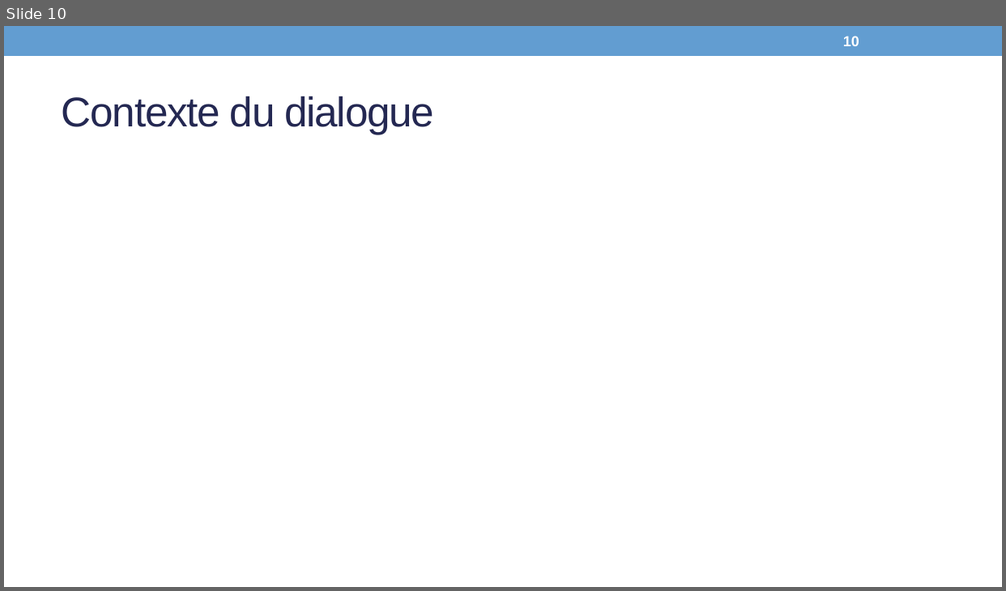
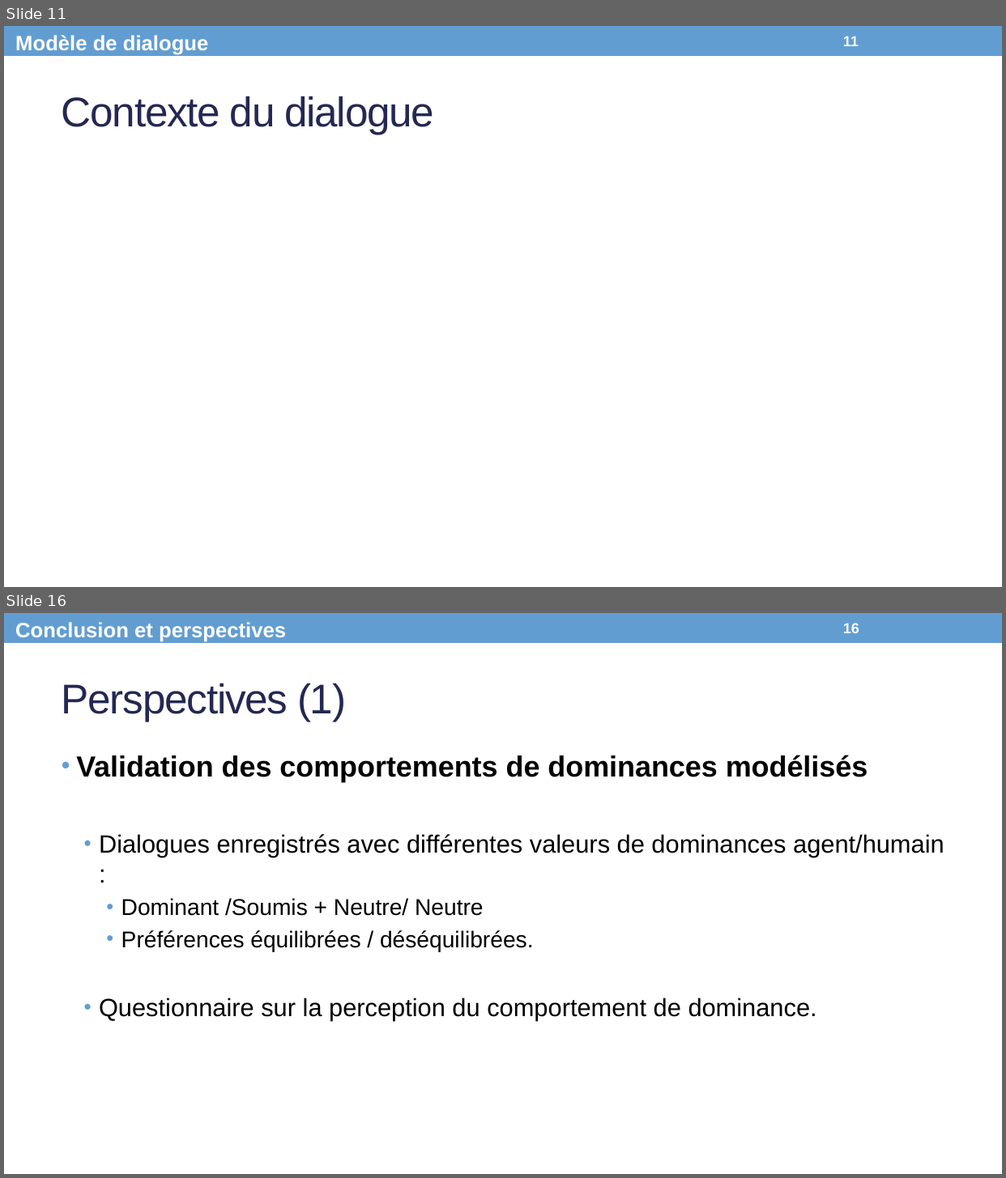
Before and after one commit to Olydia/Discolog, a slide deck: papers/Presentations/WACAI.pptx. Shown one above the other, each under a label of ours: slide 10 before the commit, slides 11 and 16 after it; the slides between them are not shown. The pictures are 1006x591 and 1006x1178 pixels, drawn with LibreOffice and Linux fonts; fonts in the diff are those of the drawing; grey boxes stand for pictures. Boxes give left, top, right and bottom in pixels: in the first picture for what was removed or moved away, otherwise in the second. Text is boxed around its words. In the diff, an @@ line names an element or a change of style, - is before the commit and + after.

```diff
--- a/papers/Presentations/WACAI.pptx
+++ b/papers/Presentations/WACAI.pptx
@@ slide 16 added at (4,613,1002,1174), background #FFFFFF; not listed: 1 template element that a slide beside it also shows @@
@@ text added at (15,622,286,642), 20 pt, text #FFFFFF, bold @@
+Conclusion et perspectives
@@ page number added at (843,623,859,633), 14 pt, text #FFFFFF, bold @@
+16
@@ title added at (62,683,346,722), 40 pt, text #242852 @@
+Perspectives (1)
@@ text added at (76,755,944,1021), 24 pt, text #000000 @@
+• Validation des comportements de dominances modélisés
+  • Dialogues enregistrés avec différentes valeurs de dominances agent/humain :
+    • Dominant /Soumis + Neutre/ Neutre
+    • Préférences équilibrées / déséquilibrées.
+  • Questionnaire sur la perception du comportement de dominance.
@@ what was slide 10 is now slide 11 @@
@@ slide 11 changed as well @@
@@ text added at (15,35,209,55), 20 pt, text #FFFFFF, bold @@
+Modèle de dialogue
@@ page number at (843,36,859,46): text changed @@
-10
+11
```
Also in this commit, not shown: 8 other slides changed, 6 other slides added, 3 slides removed, 1 other file.
